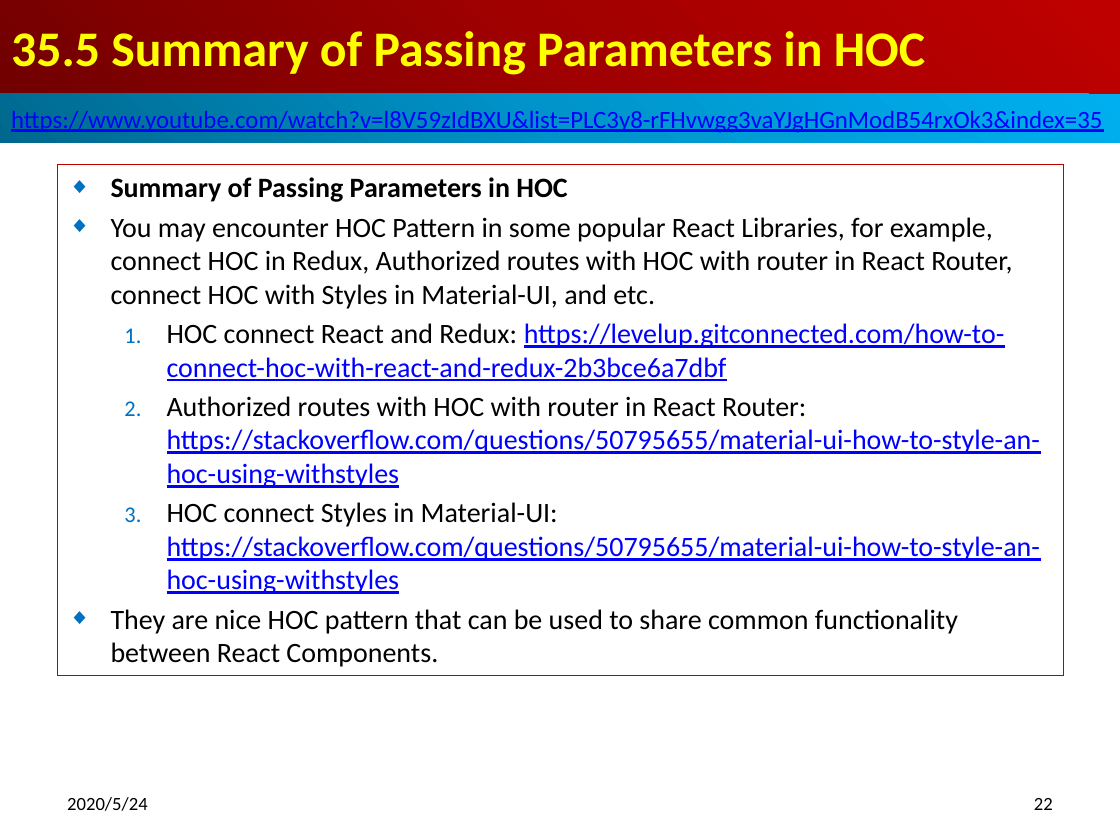
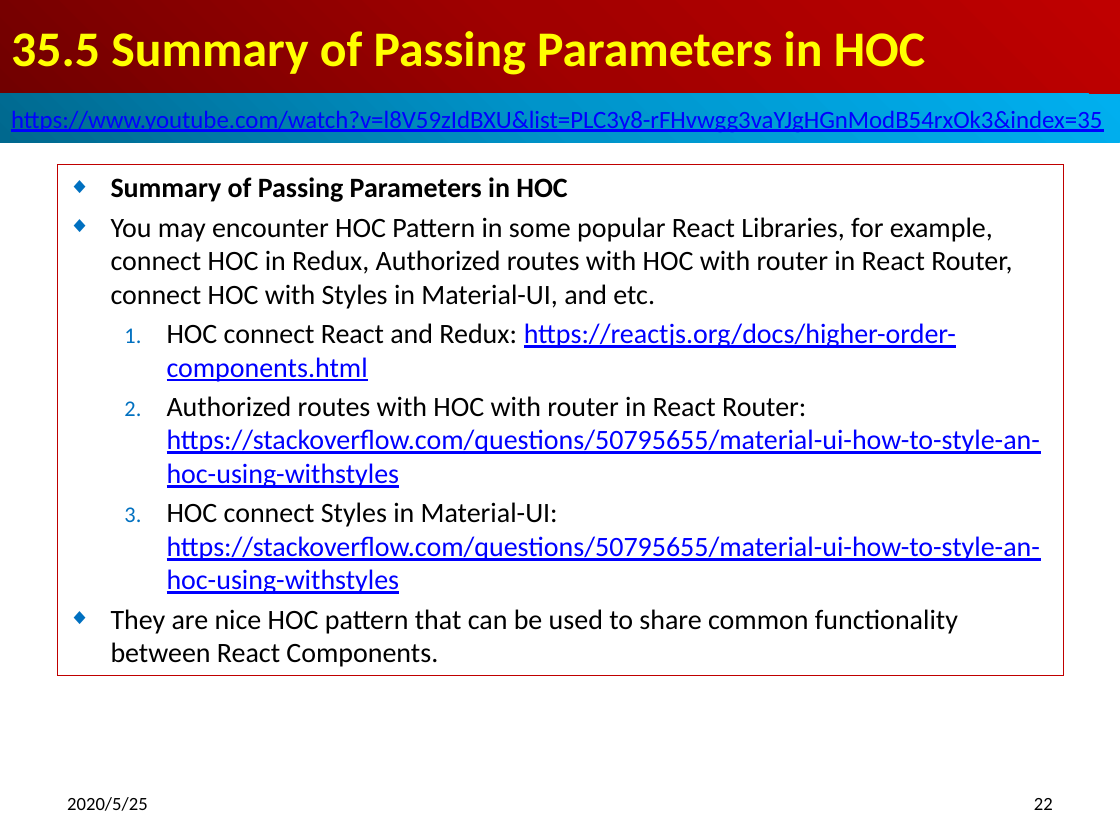
Before and after one commit to peterhchen/800-React-Hook, a slide deck: slide 22 of 35_HOC3.pptx. Drawn at 1120x840 pixels with LibreOffice and Linux fonts; fonts in the diff are those of the drawing. Boxes give left, top, right and bottom in pixels: in the first picture for what was removed or moved away, otherwise in the second. Text is boxed around its words. In the diff, an @@ line names an element or a change of style, - is before the commit and + after.

```diff
--- a/35_HOC3.pptx
+++ b/35_HOC3.pptx
@@ subtitle at bbox=[167, 323, 956, 382]: text changed @@
-  1. HOC connect React and Redux: https://levelup.gitconnected.com/how-to-connect-hoc-with-react-and-redux-2b3bce6a7dbf
+  1. HOC connect React and Redux: https://reactjs.org/docs/higher-order-components.html
@@ text at bbox=[67, 797, 148, 811]: text changed @@
-2020/5/24
+2020/5/25
```
Also in this commit, not shown: 22 other slides changed.
